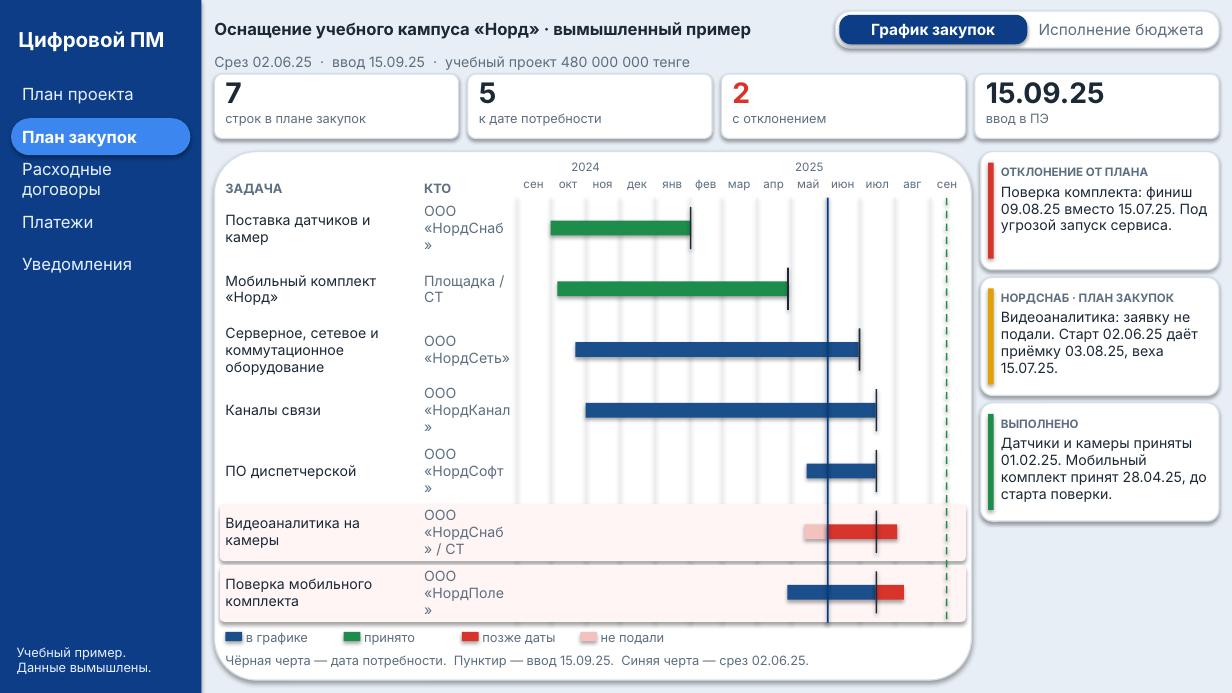
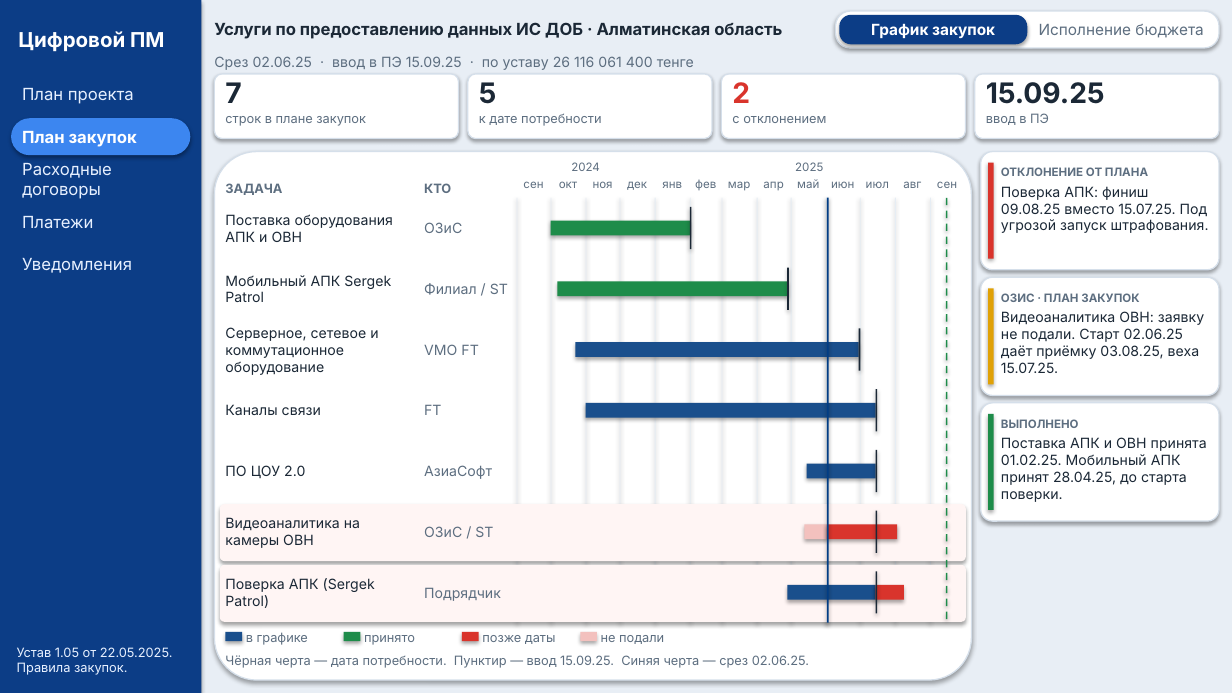
Before and after one commit to TemeshevProject/SG-DUP-Project, a slide deck: slide 1 of digital-pm/Цифровой_ПМ_план_закупок.pptx. Drawn at 1232x693 pixels with LibreOffice and Linux fonts; fonts in the diff are those of the drawing. Boxes give left, top, right and bottom in pixels: in the first picture for what was removed or moved away, otherwise in the second. Text is boxed around its words. In the diff, an @@ line names an element or a change of style, - is before the commit and + after.

```diff
--- a/digital-pm/Цифровой_ПМ_план_закупок.pptx
+++ b/digital-pm/Цифровой_ПМ_план_закупок.pptx
@@ text at (214, 22, 782, 39): text changed @@
-Оснащение учебного кампуса «Норд» · вымышленный пример
+Услуги по предоставлению данных ИС ДОБ · Алматинская область
@@ text at (214, 56, 694, 70): text changed @@
-Срез 02.06.25 · ввод 15.09.25 · учебный проект 480 000 000 тенге
+Срез 02.06.25 · ввод в ПЭ 15.09.25 · по уставу 26 116 061 400 тенге
@@ text at (1001, 186, 1209, 233): text changed @@
-Поверка комплекта: финиш 09.08.25 вместо 15.07.25. Под угрозой запуск сервиса.
+Поверка АПК: финиш 09.08.25 вместо 15.07.25. Под угрозой запуск штрафования.
@@ text at (225, 214, 393, 242): text changed @@
-Поставка датчиков и камер
+Поставка оборудования АПК и ОВН
@@ text at (424, 222, 462, 233): text changed @@
-ООО «НордСнаб»
+ОЗиС
@@ text at (225, 275, 391, 302): text changed @@
-Мобильный комплект «Норд»
+Мобильный АПК Sergek Patrol
@@ text at (424, 283, 508, 295): text changed @@
-Площадка / СТ
+Филиал / ST
@@ text at (1001, 293, 1139, 302): text changed @@
-НОРДСНАБ · ПЛАН ЗАКУПОК
+ОЗИС · ПЛАН ЗАКУПОК
@@ text at (1001, 311, 1204, 373): text changed @@
-Видеоаналитика: заявку не подали. Старт 02.06.25 даёт приёмку 03.08.25, веха 15.07.25.
+Видеоаналитика ОВН: заявку не подали. Старт 02.06.25 даёт приёмку 03.08.25, веха 15.07.25.
@@ text at (424, 344, 478, 355): text changed @@
-ООО «НордСеть»
+VMO FT
@@ text at (424, 404, 441, 415): text changed @@
-ООО «НордКанал»
+FT
@@ text at (1001, 437, 1207, 502): text changed @@
-Датчики и камеры приняты 01.02.25. Мобильный комплект принят 28.04.25, до старта поверки.
+Поставка АПК и ОВН принята 01.02.25. Мобильный АПК принят 28.04.25, до старта поверки.
@@ text at (225, 465, 305, 478): text changed @@
-ПО диспетчерской
+ПО ЦОУ 2.0
@@ text at (424, 465, 492, 479): text changed @@
-ООО «НордСофт»
+АзиаСофт
@@ text at (225, 517, 360, 548): text changed @@
-Видеоаналитика на камеры
+Видеоаналитика на камеры ОВН
@@ text at (424, 526, 493, 537): text changed @@
-ООО «НордСнаб» / СТ
+ОЗиС / ST
@@ text at (225, 578, 375, 608): text changed @@
-Поверка мобильного комплекта
+Поверка АПК (Sergek Patrol)
@@ text at (424, 587, 501, 601): text changed @@
-ООО «НордПоле»
+Подрядчик
@@ text at (17, 647, 173, 675): text changed @@
-Учебный пример.
-Данные вымышлены.
+Устав 1.05 от 22.05.2025.
+Правила закупок.
```
Also in this commit, not shown: 1 other slide changed, 3 other files.
